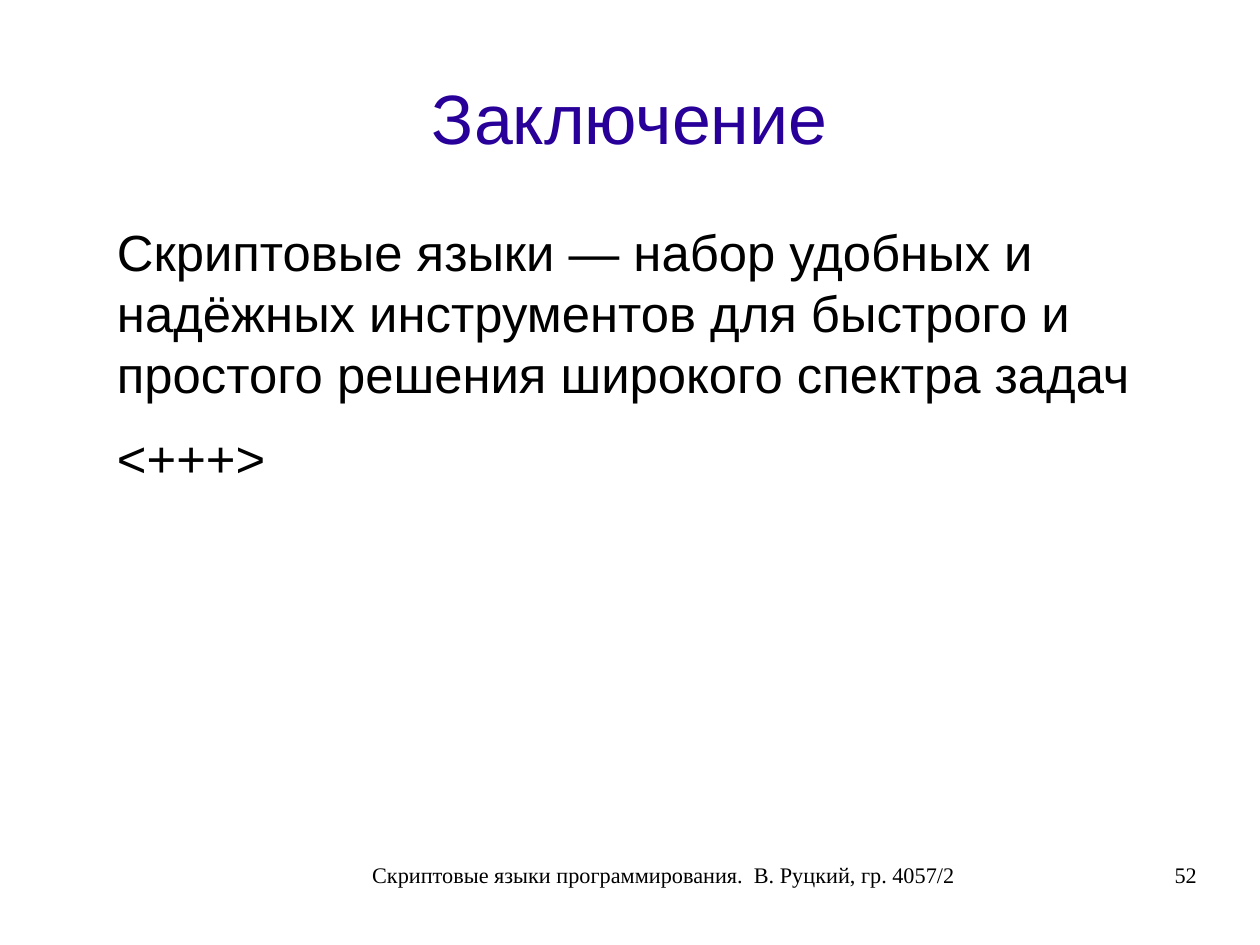
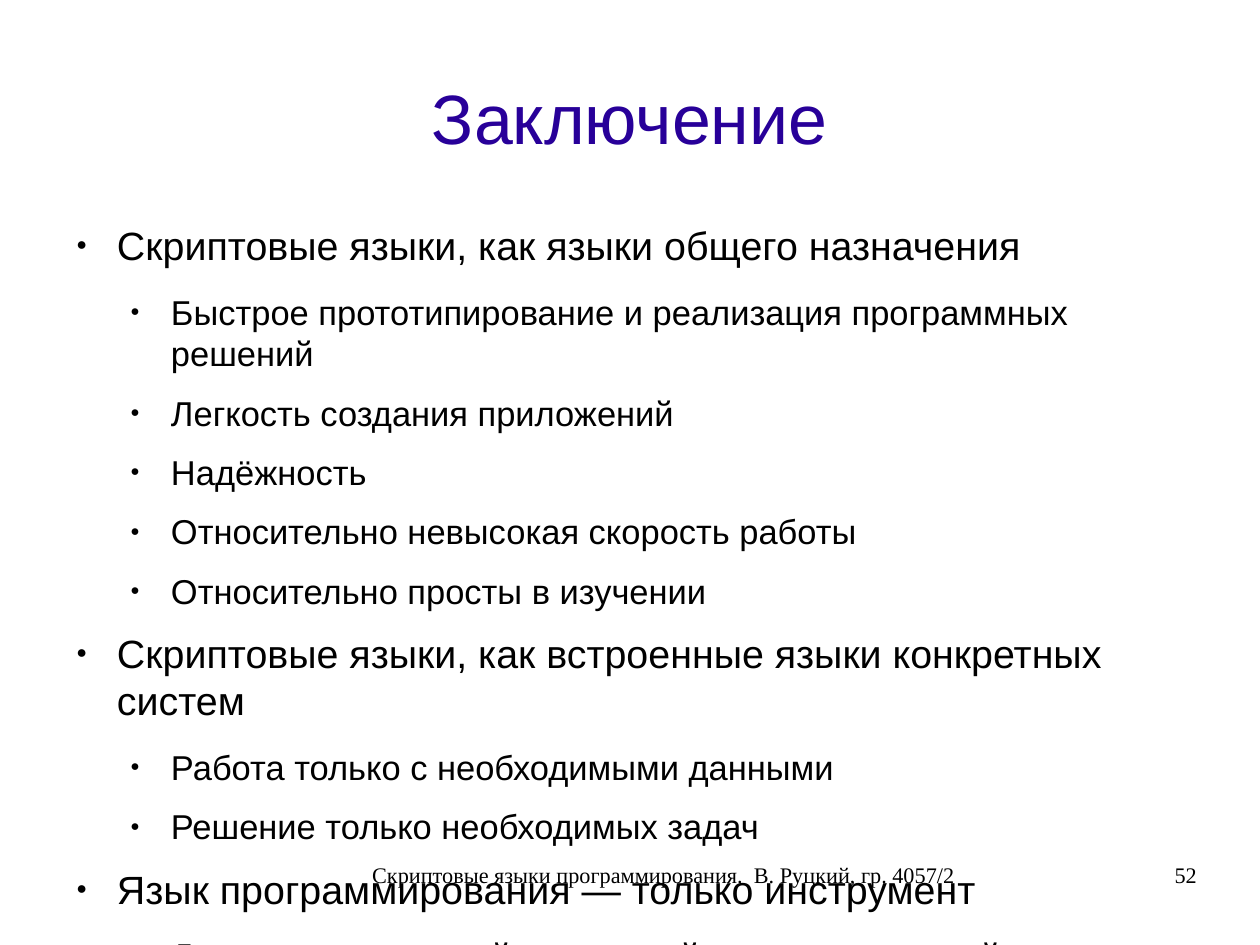
Before and after one commit to rutsky/semester07, a slide deck: slide 52 of Operation_systems/scripting_languages/40572_Rutsky_Scripting_languages.odp. Drawn at 1260x945 pixels with LibreOffice and Linux fonts; fonts in the diff are those of the drawing. Boxes give left, top, right and bottom in pixels: in the first picture for what was removed or moved away, otherwise in the second. Text is boxed around its words. In the diff, an @@ line names an element or a change of style, - is before the commit and + after.

```diff
--- a/Operation_systems/scripting_languages/40572_Rutsky_Scripting_languages.odp
+++ b/Operation_systems/scripting_languages/40572_Rutsky_Scripting_languages.odp
@@ text at [117, 231, 1102, 912]: text changed; size 32 to 21.7 pt @@
-Скриптовые языки — набор удобныx и надёжныx инструментов для быстрого и простого решения широкого спектра задач
-<+++>
+● Скриптовые языки, как языки общего назначения
+  ● Быстрое прототипирование и реализация программных решений
+  ● Легкость создания приложений
+  ● Надёжность
+  ● Относительно невысокая скорость работы
+  ● Относительно просты в изучении
+● Скриптовые языки, как встроенные языки конкретных систем
+  ● Работа только с необходимыми данными
+  ● Решение только необходимых задач
+● Язык программирования — только инструмент
+  ● Для решения каждой конкретной задачи можно найти наиболее подходящий язык
```
Also in this commit, not shown: 1 other slide changed.
